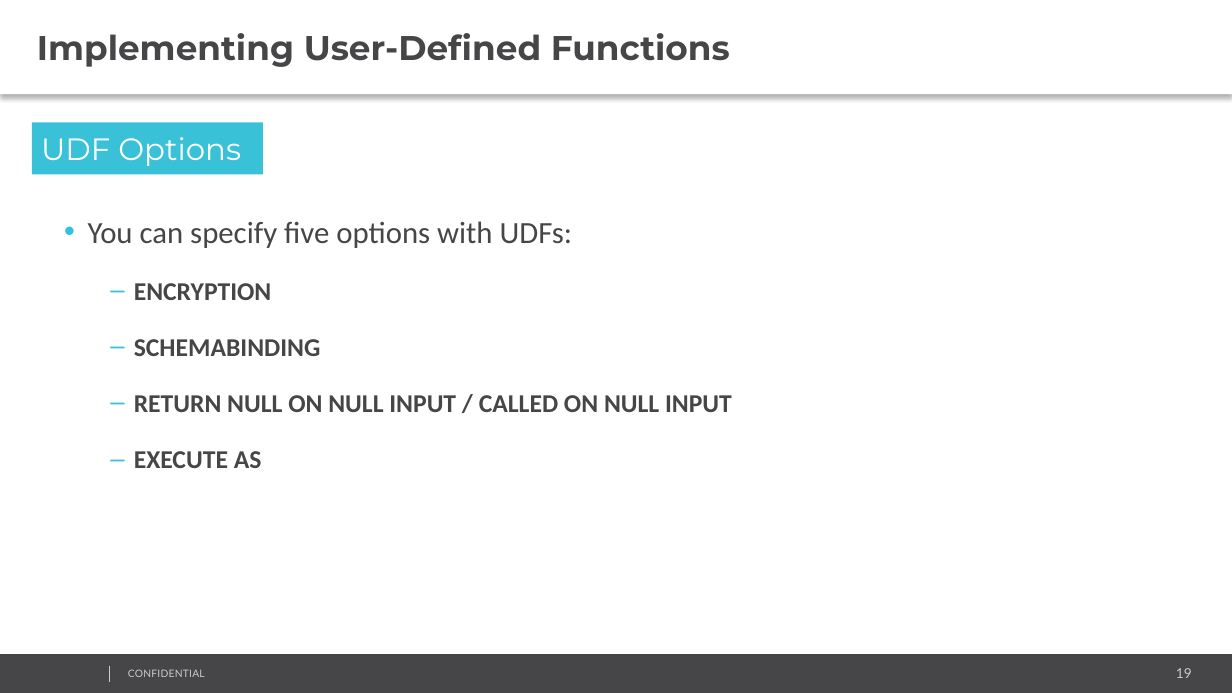
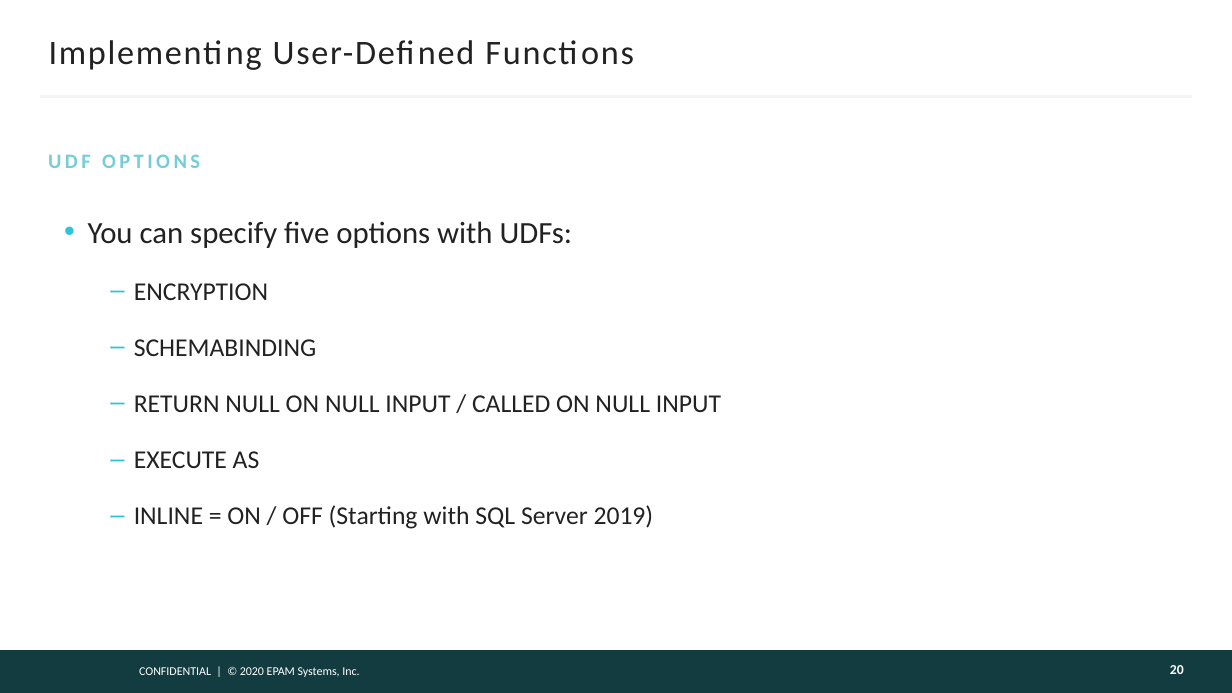
Before and after one commit to AndreyQC/MSBI.Lab, a slide deck: slide 20 of MSBI.E07-SQL/MSBI.Dev.S20E07.pptx (slide 19 before the commit). Drawn at 1232x693 pixels with LibreOffice and Linux fonts; fonts in the diff are those of the drawing; background and template pictures are left out. Boxes give left, top, right and bottom in pixels: in the first picture for what was removed or moved away, otherwise in the second. Text is boxed around its words. In the diff, an @@ line names an element or a change of style, - is before the commit and + after.

```diff
--- a/MSBI.E07-SQL/MSBI.Dev.S20E07.pptx
+++ b/MSBI.E07-SQL/MSBI.Dev.S20E07.pptx
@@ title "Implementing User-Defined Functions": place and size @@
-title "Implementing User-Defined Functions" at bbox=[0, 0, 1232, 95]
+title "Implementing User-Defined Functions" at bbox=[273, 40, 415, 65]
@@ title "Implementing User-Defined Functions" at bbox=[273, 40, 415, 65]: font Montserrat to Calibri, text colour #464547 to #222222, letter spacing 0 to 1 pt, bold off; less space between paragraphs; fill #FFFFFF to none; shadow off @@
@@ line added from (39, 96) to (1193, 96), #F5F5F5 1.5 pt @@
@@ text "UDF OPTIONS": place and size @@
-text "UDF OPTIONS" at bbox=[32, 122, 264, 174]
+text "UDF OPTIONS" at bbox=[48, 154, 200, 168]
@@ text "UDF OPTIONS" at bbox=[48, 154, 200, 168]: vertical alignment middle to top; fill #39C2D7 to none @@
@@ text at bbox=[48, 154, 200, 168]: text changed; size 18 to 12 pt; font Montserrat to Calibri; text colour #FFFFFF to #76CDD8; bold on @@
-UDF Options
+UDF OPTIONS
@@ text at bbox=[88, 221, 721, 468]: text colour #464547 to #222222 in "You can specify five options with UDFs:", "ENCRYPTION", "SCHEMABINDING", "RETURN NULL ON NULL INPUT / CALLED ..." and 1 more places; bold off in "ENCRYPTION", "SCHEMABINDING", "RETURN NULL ON NULL INPUT / CALLED ...", "EXECUTE AS" @@
@@ text at bbox=[134, 505, 654, 529]: paragraph added @@
+      – INLINE = ON / OFF (Starting with SQL Server 2019)
@@ rectangle: place and size @@
-rectangle at bbox=[0, 654, 1232, 693]
+rectangle at bbox=[0, 650, 1232, 693]
@@ rectangle at bbox=[0, 650, 1232, 693]: fill #464547 to #133C41 @@
@@ line removed from (110, 665) to (110, 683) @@
@@ text at bbox=[139, 667, 359, 677]: text changed; size 6 to 7 pt; font Lato to Calibri; text colour #CCCCCC to #FFFFFF @@
-CONFIDENTIAL
+CONFIDENTIAL | © 2020 EPAM Systems, Inc.
@@ page number added at bbox=[1170, 665, 1184, 674], 8 pt, text #FEFEFE, bold @@
+20
@@ page number removed at bbox=[1176, 668, 1192, 678] @@
-19
```
Also in this commit, not shown: 23 other slides changed, 9 slides added, 9 slides removed, 2 other files.
